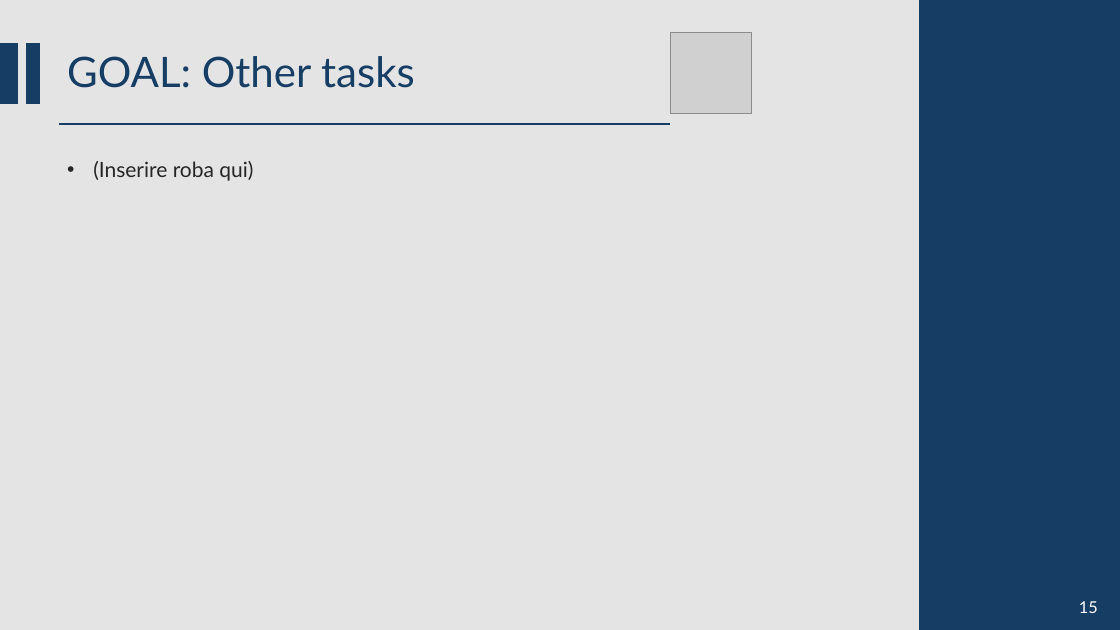
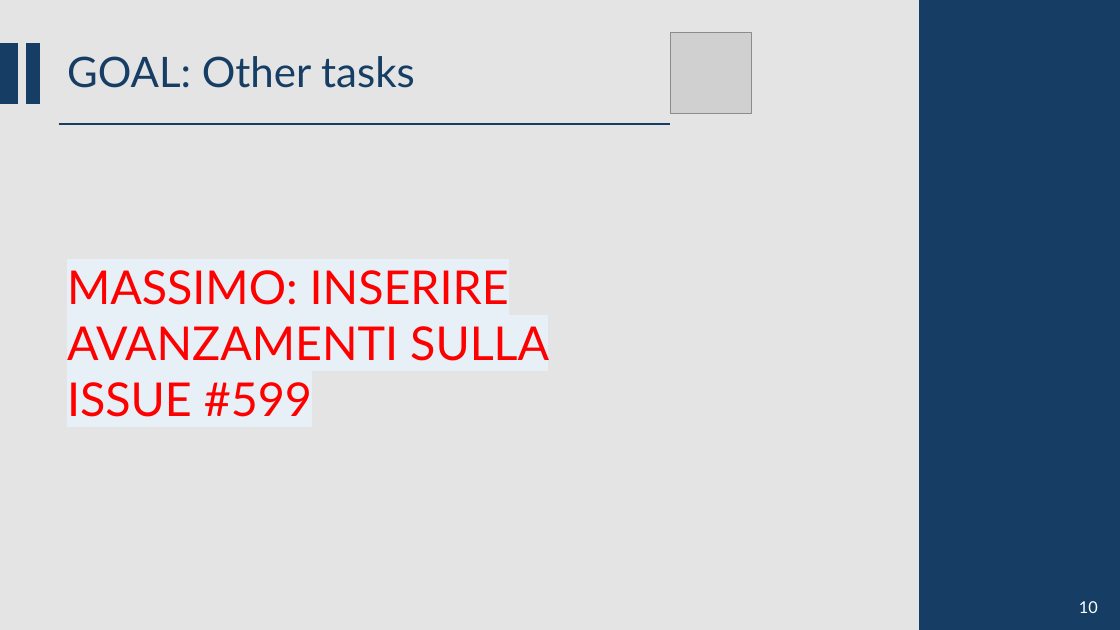
Before and after one commit to CSW-Teams/MS3-docs, a slide deck: slide 9 of ShiftsHappen/Sprint 2/CSW Sprint 2.pptm (slide 7 before the commit). Drawn at 1120x630 pixels with LibreOffice and Linux fonts; fonts in the diff are those of the drawing; grey boxes stand for pictures. Boxes give left, top, right and bottom in pixels: in the first picture for what was removed or moved away, otherwise in the second. Text is boxed around its words. In the diff, an @@ line names an element or a change of style, - is before the commit and + after.

```diff
--- a/ShiftsHappen/Sprint 2/CSW Sprint 2.pptm
+++ b/ShiftsHappen/Sprint 2/CSW Sprint 2.pptm
@@ text removed at (93,161,253,181) @@
-• (Inserire roba qui)
@@ text added at (67,270,549,417), 40 pt, text #FF0000 @@
+MASSIMO: INSERIRE AVANZAMENTI SULLA ISSUE #599
@@ text at (1079,601,1098,613): text changed @@
-15
+10
```
Also in this commit, not shown: 6 other slides changed, 4 slides added, 1 slide removed.
